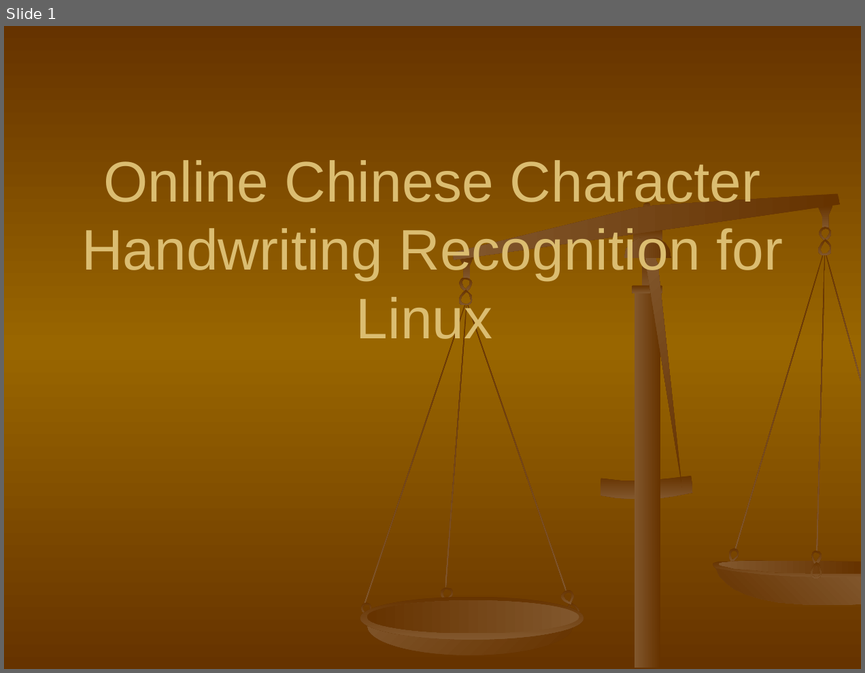
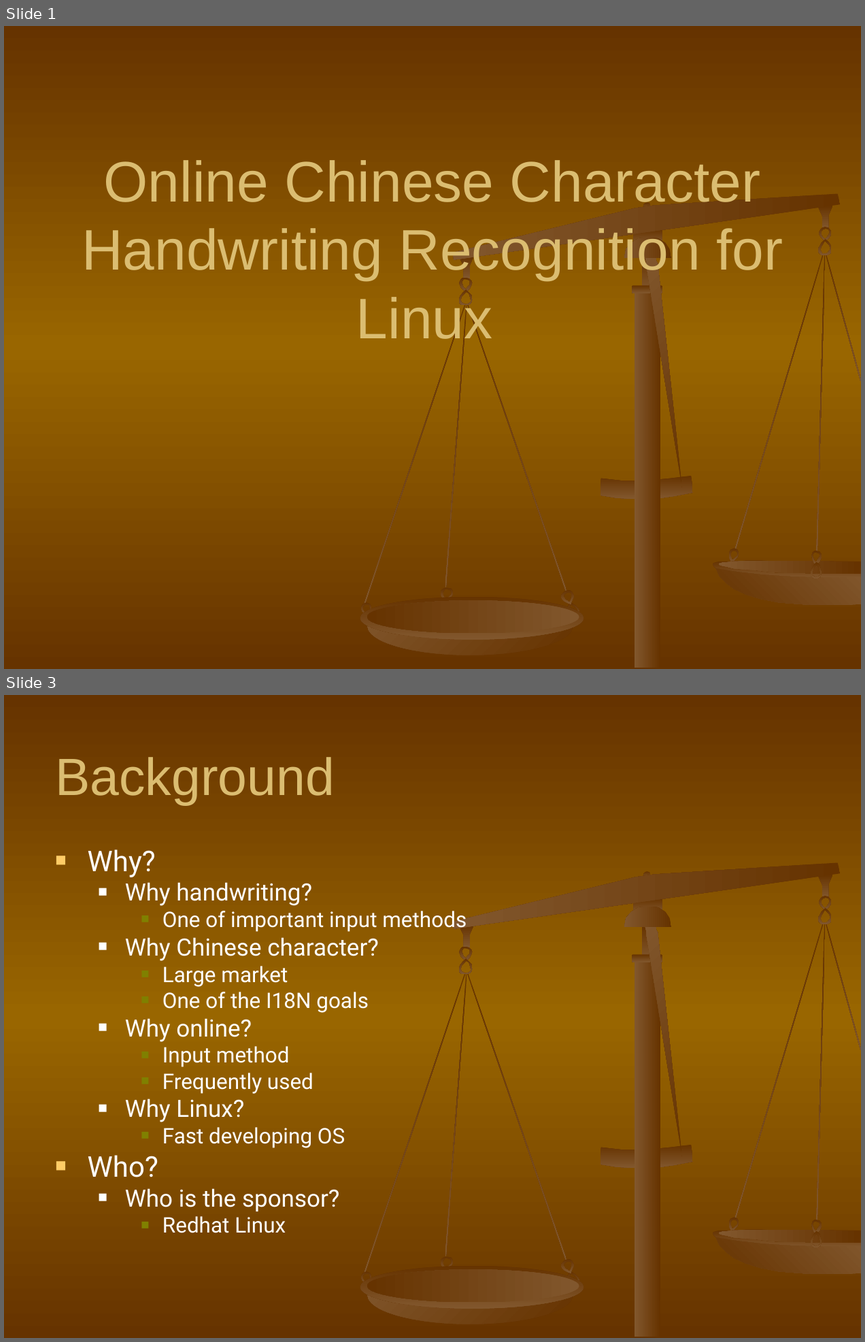
Before and after one commit to shaileshBhokare/honours, a slide deck: ITN100/Assignment/Presentation/presentation.ppt. Shown one above the other, each under a label of ours: slide 1 before the commit, slides 1 and 3 after it; the slides between them are not shown. The pictures are 865x673 and 865x1342 pixels, drawn with LibreOffice and Linux fonts; fonts in the diff are those of the drawing. Boxes give left, top, right and bottom in pixels: in the first picture for what was removed or moved away, otherwise in the second. Text is boxed around its words. In the diff, an @@ line names an element or a change of style, - is before the commit and + after.

```diff
--- a/ITN100/Assignment/Presentation/presentation.ppt
+++ b/ITN100/Assignment/Presentation/presentation.ppt
@@ slide 3 added at bbox=[4, 695, 861, 1338], background gradient #663300 to #996600; not listed: 34 template elements that a slide beside it also shows @@
@@ title added at bbox=[55, 757, 334, 805], 44 pt, text #DBBD71 @@
+Background
@@ text added at bbox=[88, 849, 466, 1233], 18 pt, text #FFFFFF @@
+■ Why?
+  ■ Why handwriting?
+    ■ One of important input methods
+  ■ Why Chinese character?
+    ■ Large market
+    ■ One of the I18N goals
+  ■ Why online?
+    ■ Input method
+    ■ Frequently used
+  ■ Why Linux?
+    ■ Fast developing OS
+■ Who?
+  ■ Who is the sponsor?
+    ■ Redhat Linux
```
Also in this commit, not shown: 1 slide changed, 7 other slides added, 1 slide removed, 3 other files.
